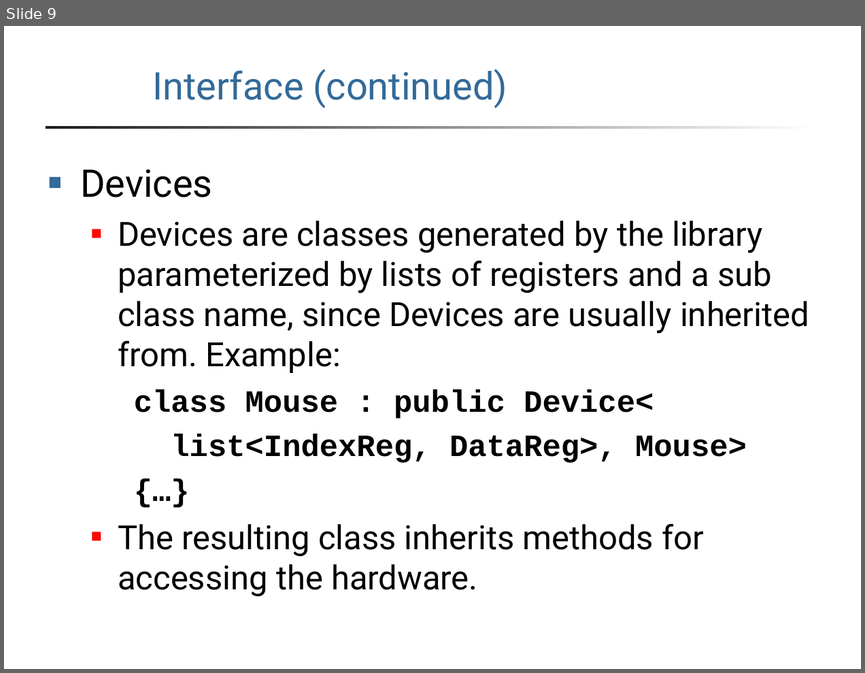
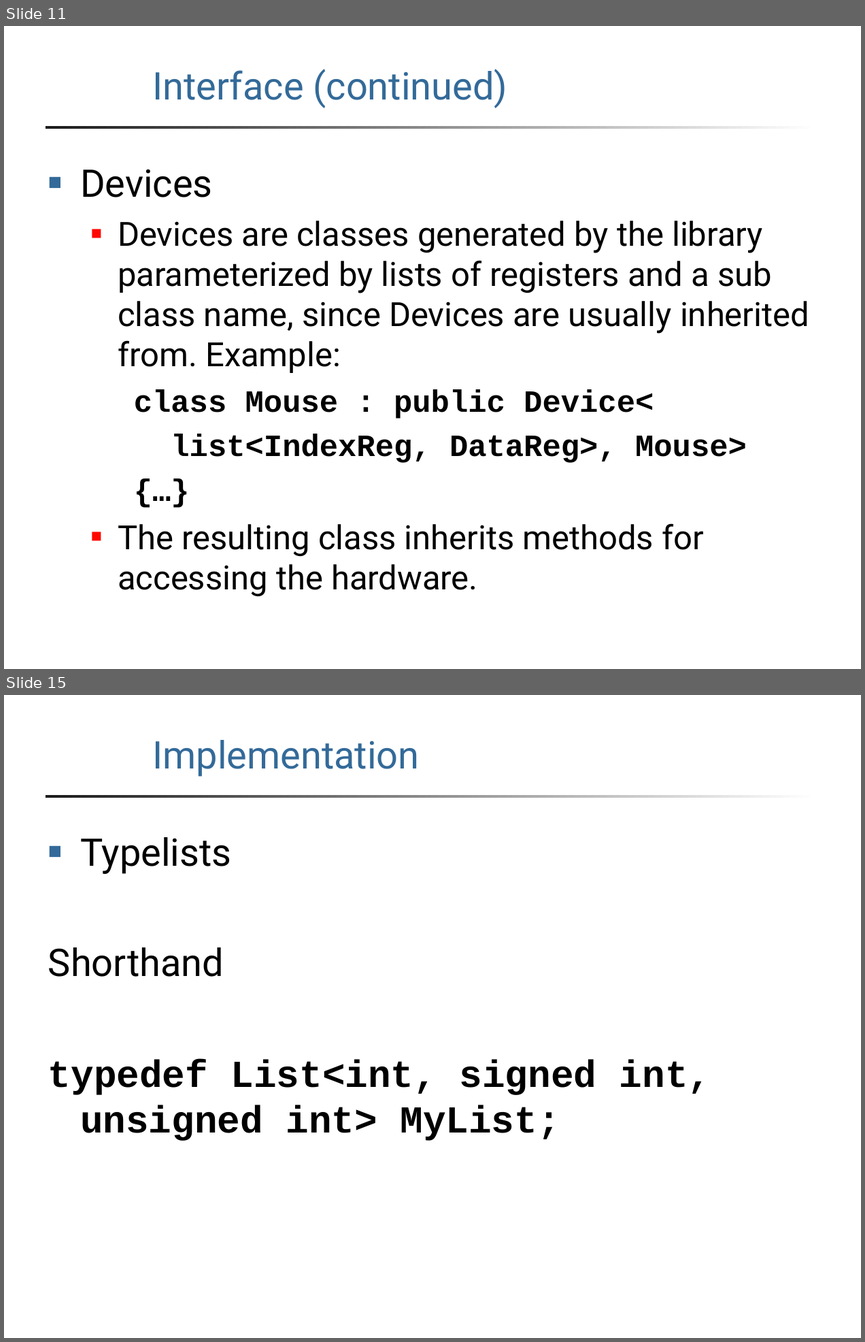
Before and after one commit to ryanofsky/device, a slide deck: report/slides.ppt. Shown one above the other, each under a label of ours: slide 9 before the commit, slides 11 and 15 after it; the slides between them are not shown. The pictures are 865x673 and 865x1342 pixels, drawn with LibreOffice and Linux fonts; fonts in the diff are those of the drawing; background and template pictures are left out. Boxes give left, top, right and bottom in pixels: in the first picture for what was removed or moved away, otherwise in the second. Text is boxed around its words. In the diff, an @@ line names an element or a change of style, - is before the commit and + after.

```diff
--- a/report/slides.ppt
+++ b/report/slides.ppt
@@ slide 15 added at (4, 695, 861, 1338), background #FFFFFF; not listed: 1 template element that a slide beside it also shows @@
@@ title added at (152, 740, 419, 777), 32 pt, text #336A99 @@
+Implementation
@@ text added at (48, 837, 711, 1140), 32 pt, text #000000, bold @@
+■ Typelists
+Shorthand
+typedef List<int, signed int, unsigned int> MyList;
@@ what was slide 9 is now slide 11 @@
```
Also in this commit, not shown: 2 slides changed, 6 other slides added.
